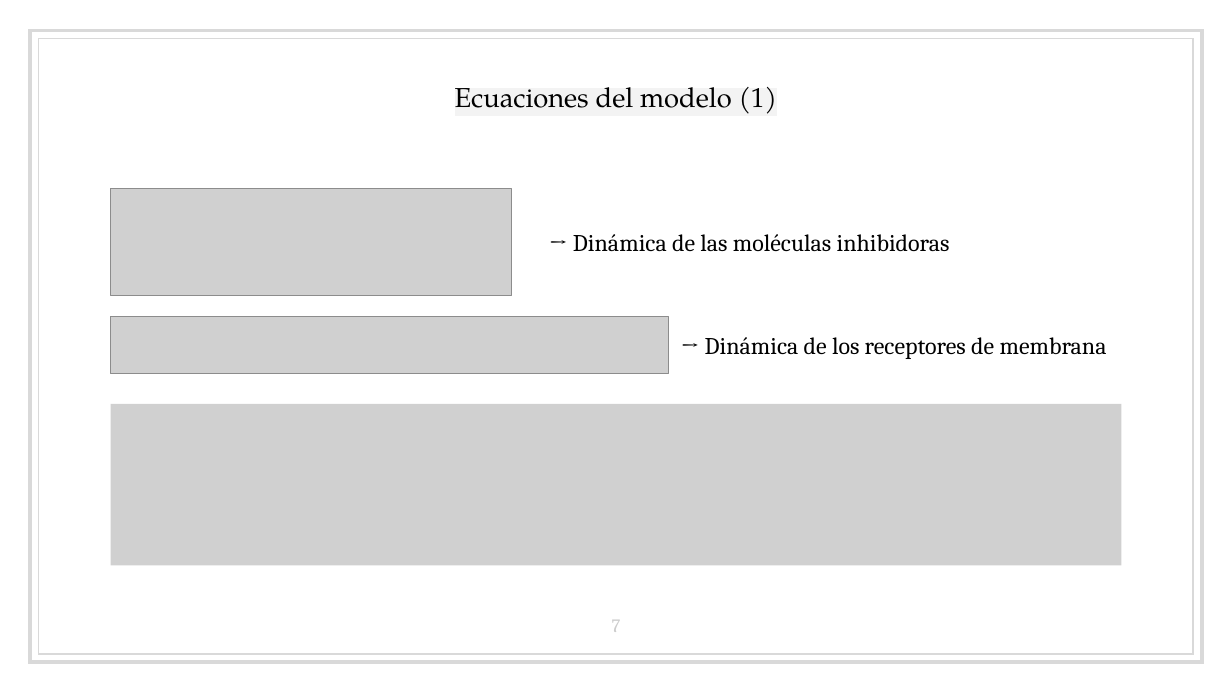
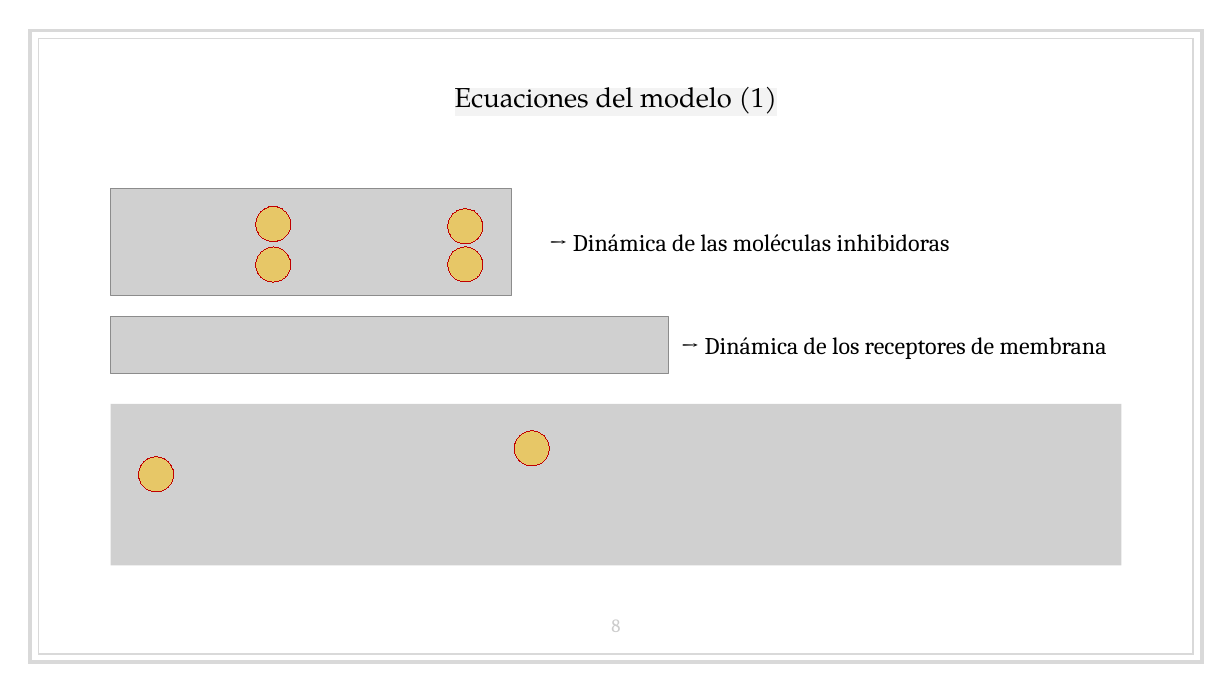
Before and after one commit to bserranoanton/TFG-mates, a slide deck: slide 8 of Defensa/transparenciasDefensa.pptx (slide 7 before the commit). Drawn at 1232x693 pixels with LibreOffice and Linux fonts; fonts in the diff are those of the drawing; grey boxes stand for pictures. Boxes give left, top, right and bottom in pixels: in the first picture for what was removed or moved away, otherwise in the second. Text is boxed around its words. In the diff, an @@ line names an element or a change of style, - is before the commit and + after.

```diff
--- a/Defensa/transparenciasDefensa.pptx
+++ b/Defensa/transparenciasDefensa.pptx
@@ ellipse added at [256,207,292,243], fill #FFC000 at 50% opacity, outline #C00000 0.75 pt @@
@@ ellipse added at [447,208,483,244], fill #FFC000 at 50% opacity, outline #C00000 0.75 pt @@
@@ ellipse added at [256,246,292,282], fill #FFC000 at 50% opacity, outline #C00000 0.75 pt @@
@@ ellipse added at [447,246,483,282], fill #FFC000 at 50% opacity, outline #C00000 0.75 pt @@
@@ ellipse added at [514,431,549,467], fill #FFC000 at 50% opacity, outline #C00000 0.75 pt @@
@@ ellipse added at [138,457,174,493], fill #FFC000 at 50% opacity, outline #C00000 0.75 pt @@
@@ page number at [611,620,620,632]: text changed @@
-7
+8
```
Also in this commit, not shown: 9 other slides changed, 1 slide added, 1 slide removed, 8 other files.
